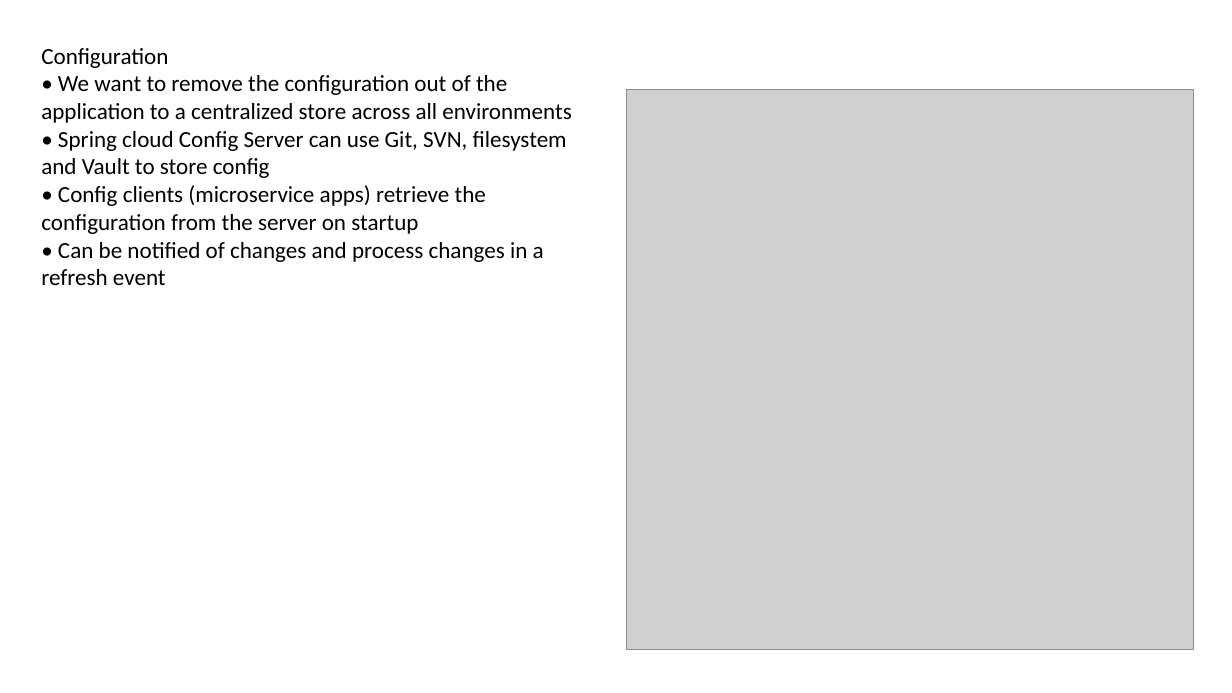
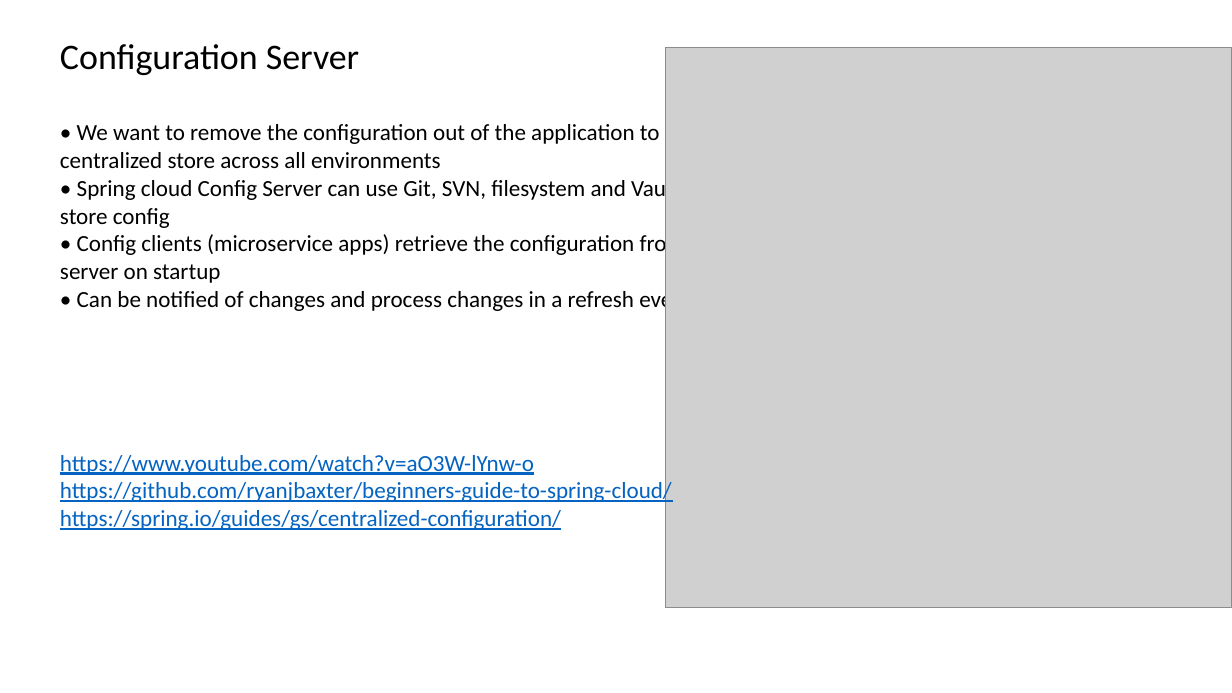
Before and after one commit to kundankumarjha/springclouddemo, a slide deck: slide 6 of SpringCloud.pptx (slide 5 before the commit). Drawn at 1232x693 pixels with LibreOffice and Linux fonts; fonts in the diff are those of the drawing; grey boxes stand for pictures. Boxes give left, top, right and bottom in pixels: in the first picture for what was removed or moved away, otherwise in the second. Text is boxed around its words. In the diff, an @@ line names an element or a change of style, - is before the commit and + after.

```diff
--- a/SpringCloud.pptx
+++ b/SpringCloud.pptx
@@ text at [41,48,168,68]: paragraph removed @@
-Configuration
@@ text added at [60,44,359,75], 28 pt, text #000000 @@
+Configuration Server
@@ picture: place and size @@
-picture at [627,90,1194,650]
+picture at [665,48,1232,608]
@@ text "• We want to remove ...": place and size @@
-text "• We want to remove ..." at [41,48,571,285]
+text "• We want to remove ..." at [60,121,692,313]
@@ text added at [60,455,672,530], 18 pt, text #0563C1, underline @@
+https://www.youtube.com/watch?v=aO3W-lYnw-o
+https://github.com/ryanjbaxter/beginners-guide-to-spring-cloud/
+https://spring.io/guides/gs/centralized-configuration/
```
Also in this commit, not shown: 8 other slides changed, 3 slides added, 1 slide removed.
